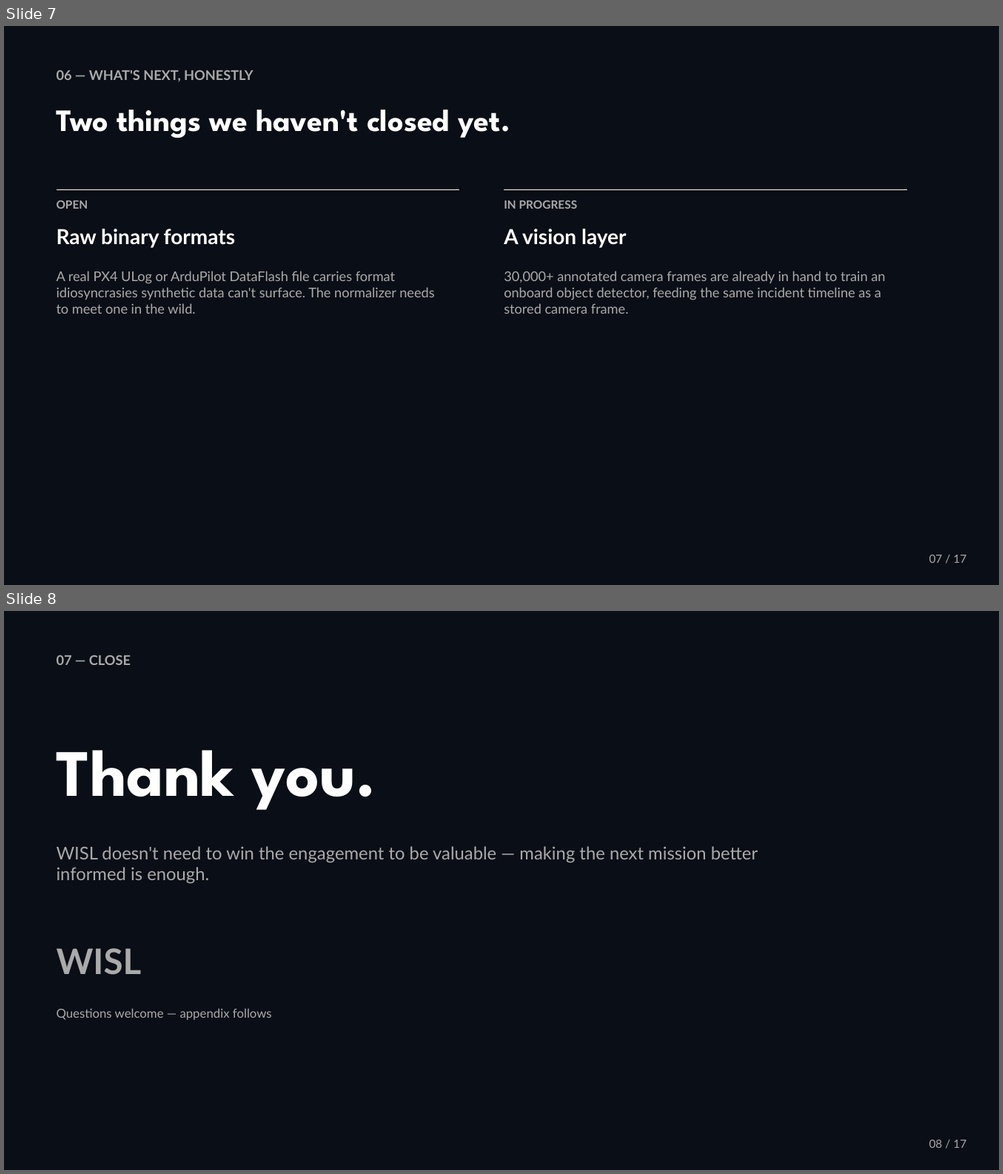
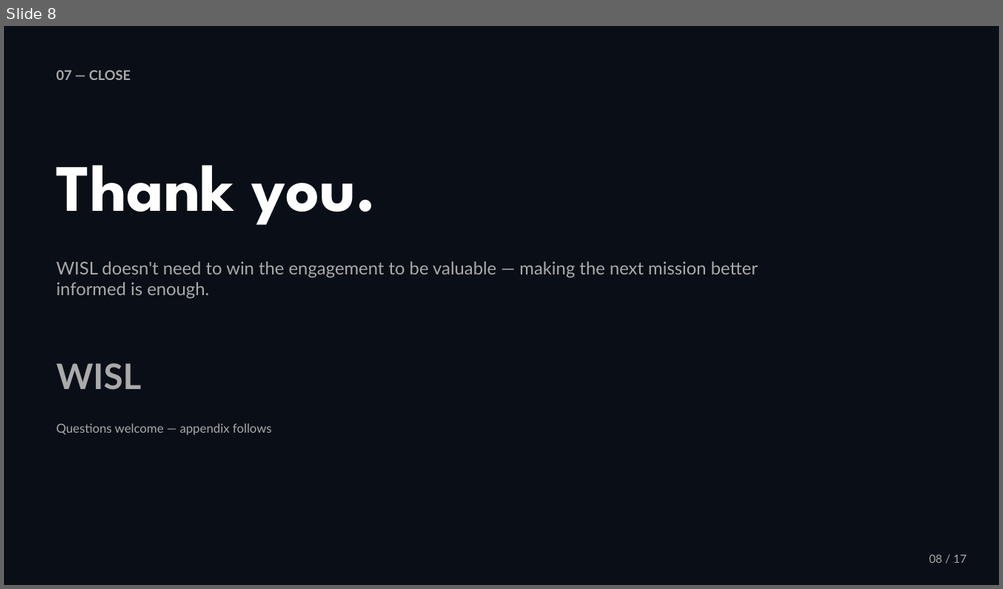
Before and after one commit to Sea1vester/WISL-Singapore-Defence-Tech-Hackathon, a slide deck: WISL_Pitch_Deck.pptx. Shown one above the other, each under a label of ours: slides 7 and 8 before the commit, slide 8 after it. The pictures are 1003x1174 and 1003x589 pixels, drawn with LibreOffice and Linux fonts; fonts in the diff are those of the drawing. Boxes give left, top, right and bottom in pixels: in the first picture for what was removed or moved away, otherwise in the second. Text is boxed around its words. In the diff, an @@ line names an element or a change of style, - is before the commit and + after.

```diff
--- a/WISL_Pitch_Deck.pptx
+++ b/WISL_Pitch_Deck.pptx
@@ slide 7 removed at [4, 26, 999, 585], background #0A0E16 @@
@@ text removed at [57, 70, 253, 82] @@
-06 — WHAT'S NEXT, HONESTLY
@@ text removed at [57, 110, 509, 138] @@
-Two things we haven't closed yet.
@@ line removed from (57, 190) to (459, 190) @@
@@ text removed at [57, 201, 88, 209] @@
-OPEN
@@ text removed at [504, 201, 578, 209] @@
-IN PROGRESS
@@ line removed from (504, 190) to (907, 190) @@
@@ text removed at [57, 229, 235, 248] @@
-Raw binary formats
@@ text removed at [504, 229, 626, 248] @@
-A vision layer
@@ text removed at [57, 271, 434, 314] @@
-A real PX4 ULog or ArduPilot DataFlash file carries format idiosyncrasies synthetic data can't surface. The normalizer needs to meet one in the wild.
@@ text removed at [504, 271, 885, 314] @@
-30,000+ annotated camera frames are already in hand to train an onboard object detector, feeding the same incident timeline as a stored camera frame.
@@ text removed at [929, 555, 966, 563] @@
-07 / 17
```
Also in this commit, not shown: 7 slides changed, 2 slides added, 1 other slide removed, 4 other files.
